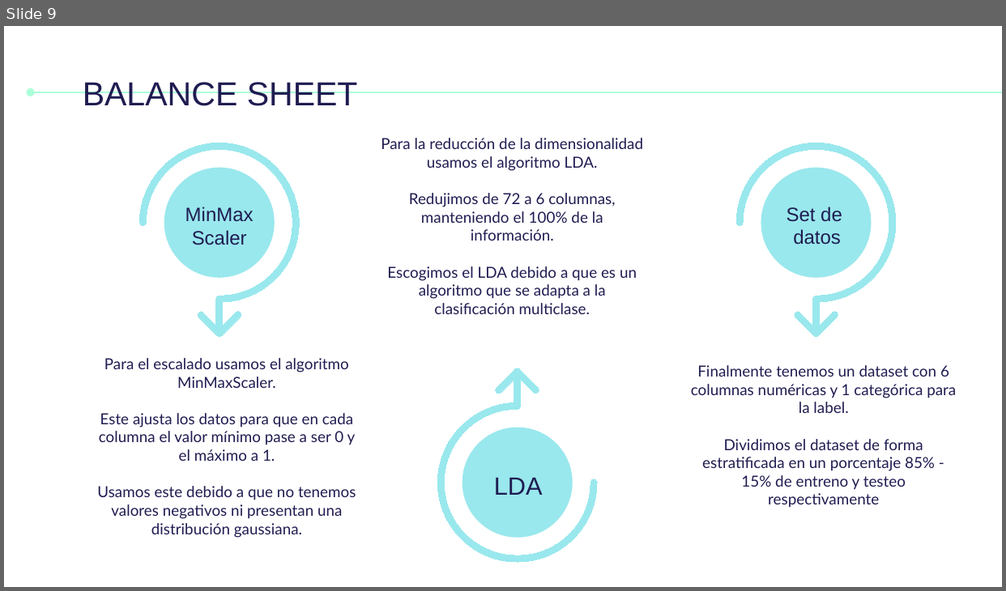
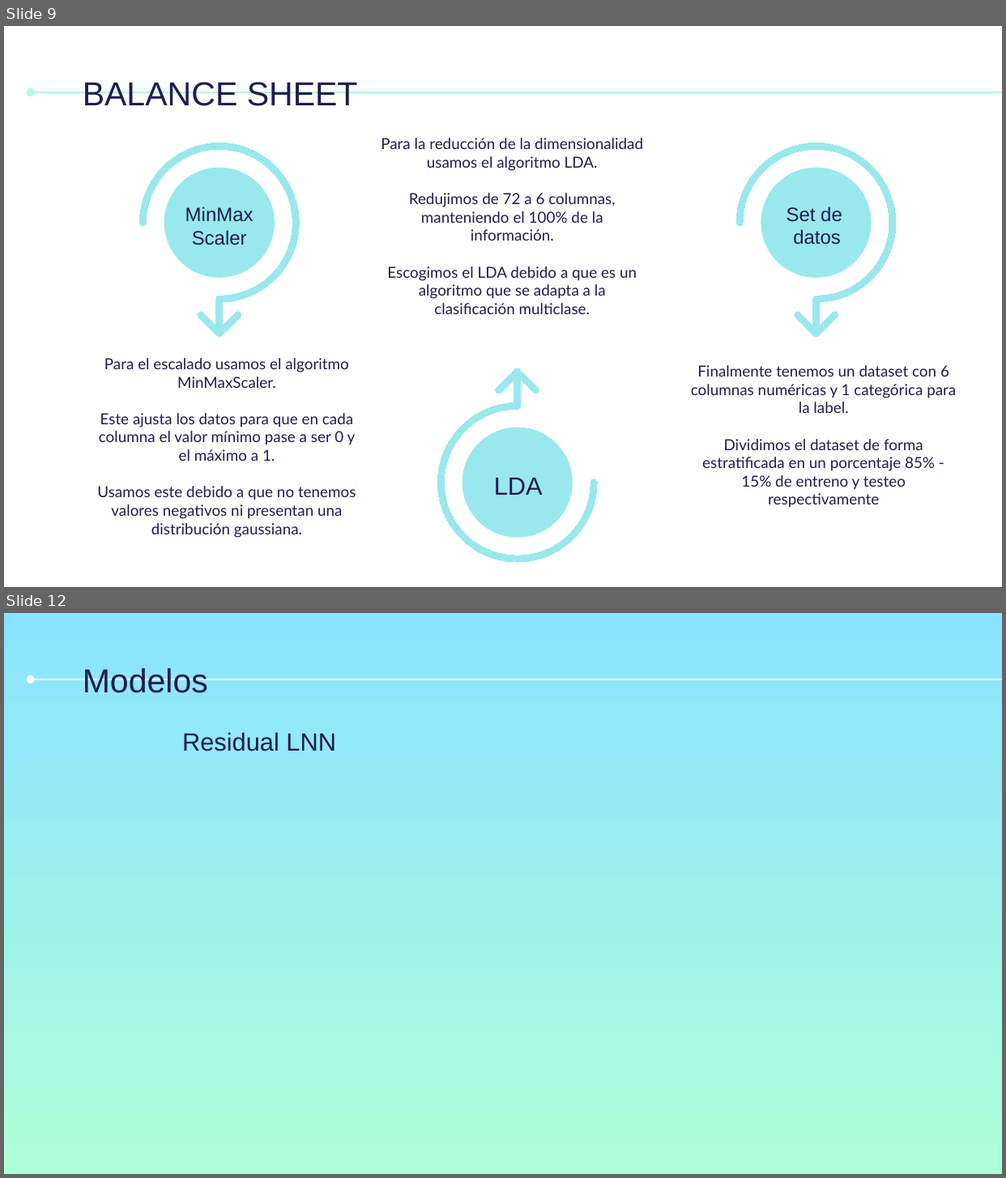
Before and after one commit to AnxoCasal/DDoS-Model-Prediction, a slide deck: Documentación/Presentacion de proyecto.pptx. Shown one above the other, each under a label of ours: slide 9 before the commit, slides 9 and 12 after it; the slides between them are not shown. The pictures are 1006x591 and 1006x1178 pixels, drawn with LibreOffice and Linux fonts; fonts in the diff are those of the drawing. Boxes give left, top, right and bottom in pixels: in the first picture for what was removed or moved away, otherwise in the second. Text is boxed around its words. In the diff, an @@ line names an element or a change of style, - is before the commit and + after.

```diff
--- a/Documentación/Presentacion de proyecto.pptx
+++ b/Documentación/Presentacion de proyecto.pptx
@@ slide 12 added at (x1=4, y1=613, x2=1002, y2=1174), background gradient #8BE3FF to #ACFFD9 @@
@@ arrow added from (1002, 679) to (31, 679), #FFFFFF 1.5 pt @@
@@ title added at (x1=83, y1=668, x2=208, y2=693), 24 pt, text #1F1C51 @@
+Modelos
@@ title added at (x1=182, y1=732, x2=336, y2=752), 18 pt, text #1F1C51 @@
+Residual LNN
```
Also in this commit, not shown: 2 slides changed, 4 other files.
